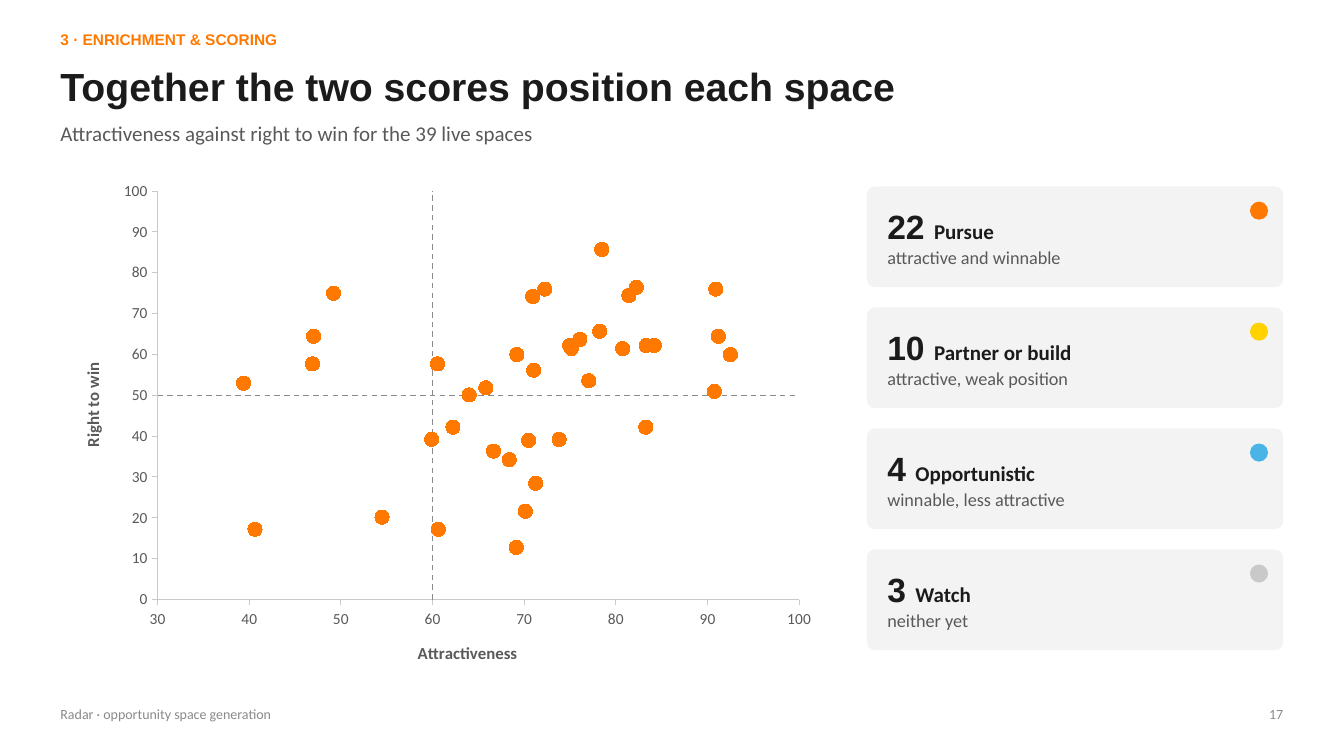
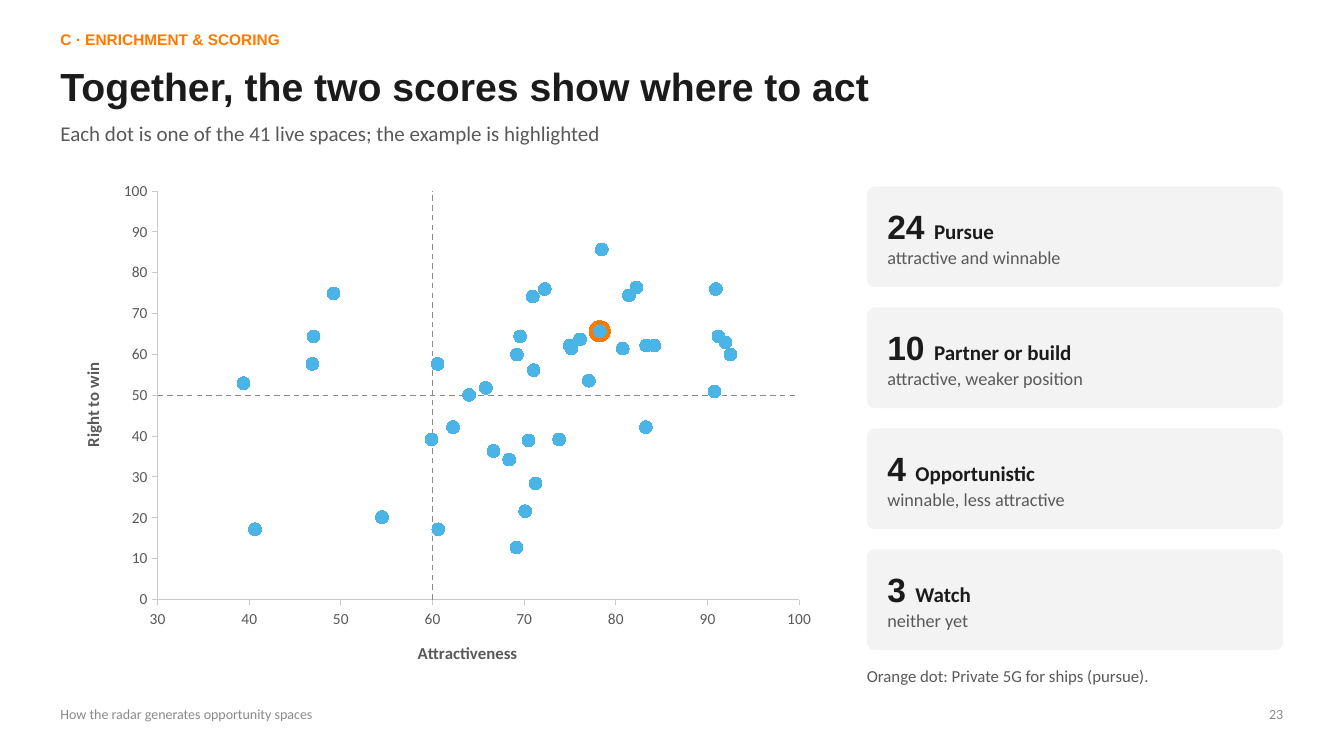
Before and after one commit to stepvda/orange_merge, a slide deck: slide 23 of docs/generation.pptx (slide 17 before the commit). Drawn at 1344x756 pixels with LibreOffice and Linux fonts; fonts in the diff are those of the drawing. Boxes give left, top, right and bottom in pixels: in the first picture for what was removed or moved away, otherwise in the second. Text is boxed around its words. In the diff, an @@ line names an element or a change of style, - is before the commit and + after.

```diff
--- a/docs/generation.pptx
+++ b/docs/generation.pptx
@@ text at [60, 34, 280, 45]: text changed @@
-3 · ENRICHMENT & SCORING
+C · ENRICHMENT & SCORING
@@ title at [60, 72, 869, 109]: text changed @@
-Together the two scores position each space
+Together, the two scores show where to act
@@ text at [60, 126, 599, 145]: text changed @@
-Attractiveness against right to win for the 39 live spaces
+Each dot is one of the 41 live spaces; the example is highlighted
@@ scatter chart at [60, 171, 827, 686] @@
-Series 1: (92, 60), (81, 61), (62, 42), (84, 62), (91, 64), (91, 51), (78, 66), (47, 64), (71, 74), (71, 56), (76, 64), (68, 34), (69, 13), (70, 22), (77, 54), (69, 60), (49, 75), (61, 58), (71, 28), (83, 42), (39, 53), (64, 50), (78, 86), (75, 61), (60, 39), (74, 39), (66, 52), (81, 74), (67, 36), (82, 76), (72, 76), (83, 62), (75, 62), (91, 76), (54, 20), (61, 17), (47, 58), (70, 39), (41, 17)
+Series 1: (92, 60), (81, 61), (62, 42), (84, 62), (91, 64), (91, 51), (78, 66), (47, 64), (71, 74), (71, 56), (76, 64), (68, 34), (69, 13), (70, 22), (77, 54), (69, 60), (49, 75), (61, 58), (71, 28), (83, 42), (39, 53), (64, 50), (78, 86), (75, 61), (60, 39), (74, 39), (66, 52), (81, 74), (67, 36), (82, 76), (72, 76), (83, 62), (75, 62), (91, 76), (54, 20), (61, 17), (47, 58), (70, 39), (41, 17), (92, 63), (70, 64)
@@ colour of Series 1 #FF7900 to #4BB4E6 @@
-Series 2: (60, 0), (60, 100)
+Series 2: (78, 66)
@@ colour of Series 2 #C0504D to #FF7900 @@
-Series 3: (30, 50), (100, 50)
+Series 3: (60, 0), (60, 100)
+Series 4: (30, 50), (100, 50)
@@ ellipse removed at [1250, 202, 1268, 220] @@
@@ text in rounded rectangle at [887, 215, 994, 239]: text changed @@
-22 Pursue
+24 Pursue
@@ ellipse removed at [1250, 323, 1268, 341] @@
@@ text in rounded rectangle at [887, 372, 1083, 388]: text changed @@
-attractive, weak position
+attractive, weaker position
@@ ellipse removed at [1250, 444, 1268, 462] @@
@@ ellipse removed at [1250, 565, 1268, 583] @@
@@ text added at [867, 670, 1148, 685], 12 pt, text #595959 @@
+Orange dot: Private 5G for ships (pursue).
@@ text at [60, 709, 313, 722]: text changed @@
-Radar · opportunity space generation
+How the radar generates opportunity spaces
@@ text at [1269, 710, 1283, 719]: text changed @@
-17
+23
```
Also in this commit, not shown: 1 other slide changed, 24 slides added, 19 slides removed, 6 other files.
